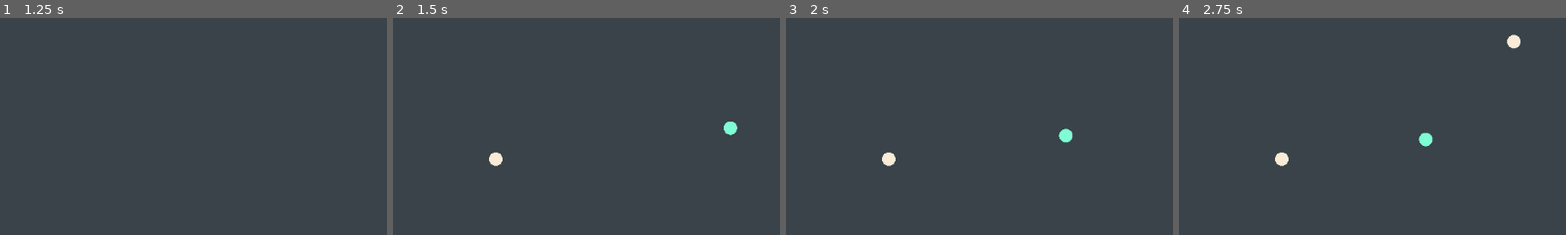
Above: before the commit, frames 1-4 (left to right).
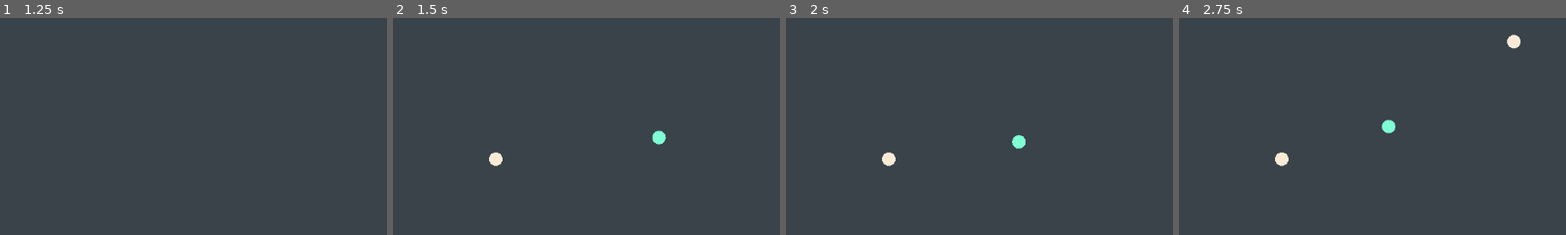
Above: after the commit, the same moments.

Repository: calokat/slam-oc
Game: Godot game, scene res://spline-toy.tscn
The game is run twice, just before and just after one commit, with the same random seed, the same clock (stepped at 60 frames per second) and the same inputs. This scene is started directly instead of the project's main scene.
Inputs (mouse positions are % of the whole screen's width and height, from its top left):
- Up to frame 1 (1.25 s): tap Enter at 0.5 s; move the mouse to (72, 45) at 0.52 s; click (72, 45) at 0.67 s
- Up to frame 2 (1.5 s): tap Space at 1.25 s; move the mouse to (30, 55) at 1.27 s; click (30, 55) at 1.42 s
- Up to frame 3 (2 s): no input
- Up to frame 4 (2.75 s): move the mouse to (60, 28) at 2.02 s; click (60, 28) at 2.17 s
The pictures show only the part of the screen within x 17-67%, y 22-72%; the shares and areas given below are measured in that part.

Frame 1 is identical in both runs. In frame 2, 0.4% of the frame differs, in the area x 66-89%, y 47-59%; in frame 3, 0.4%, in the area x 58-75%, y 50-61%; in frame 4, 0.4%.

Commit message:
Spline tweaks

Diff:
--- a/spline-toy.gd
+++ b/spline-toy.gd
@@ -6,7 +6,7 @@
 var prev_pos = Vector2(0,0)
 var target_point_index = 0
 
-var timer_length = 1
+var timer_length = 0.5
 var timer = 0
 
 func quadratic_bezier_interpolate2D(start: Vector2, anchor: Vector2, end: Vector2, x: float) -> Vector2:
@@ -25,7 +25,7 @@
 	# and one to transition us between easing functions
 	timer += delta
 
-	if timer*1.5 > timer_length:
+	if timer*1.618 > timer_length:
 		timer = 0
 		# every tick of the timer, we set our target on a new point
 		target_point_index = wrap(target_point_index + 1, 0, points.size())
